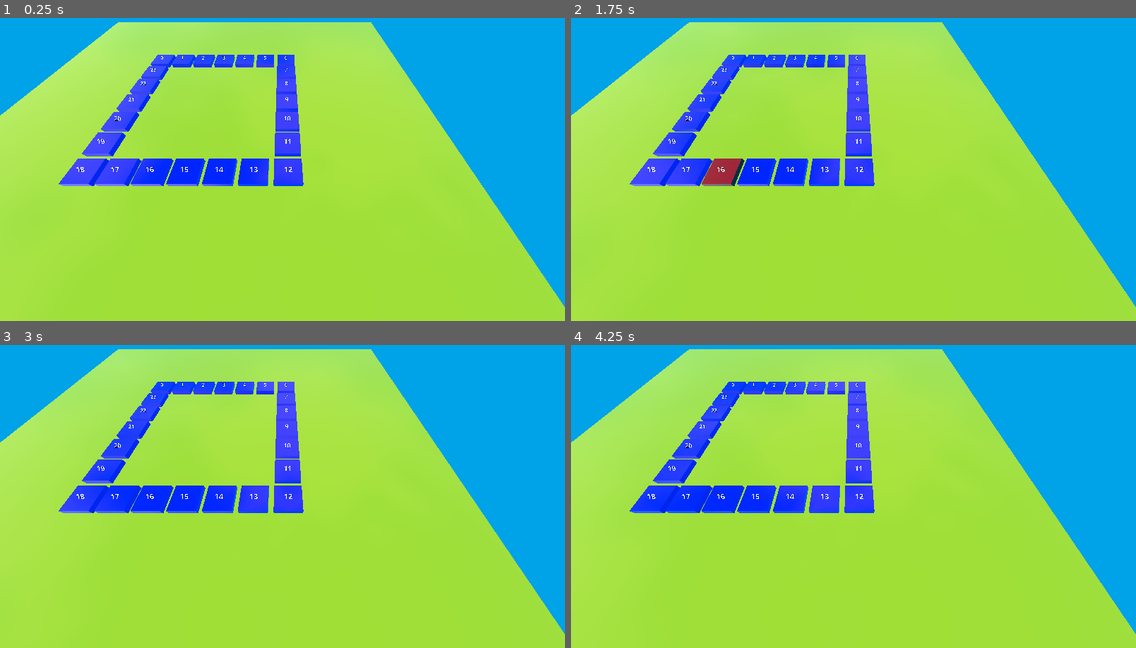
Above: before the commit, frames 1-4 (two rows, left to right).
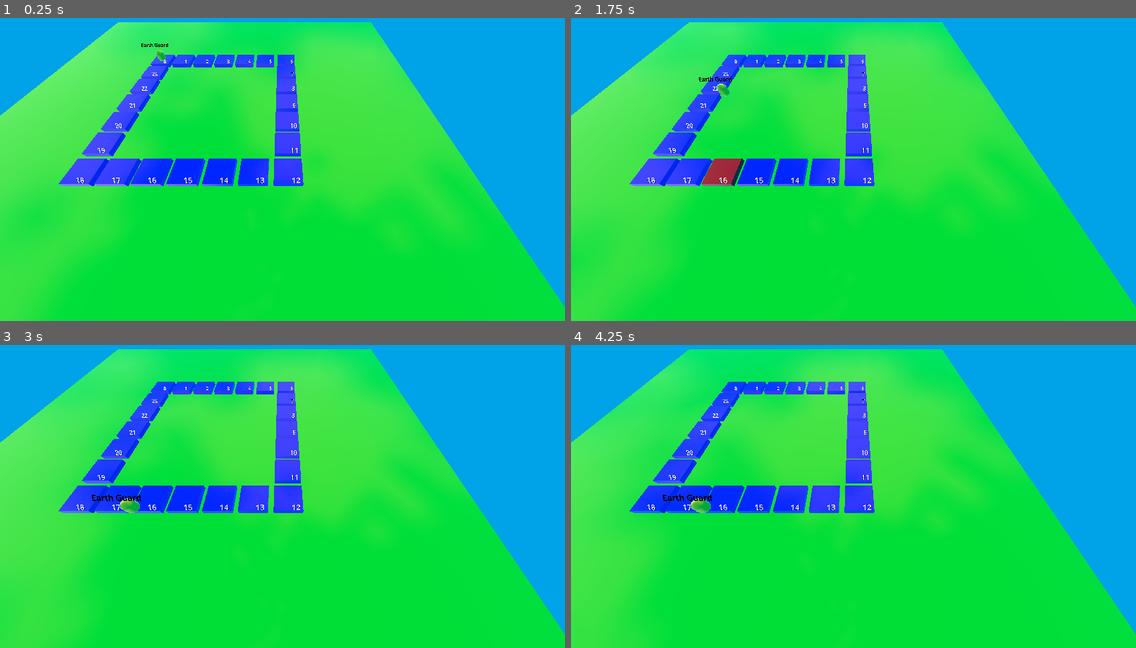
Above: after the commit, the same moments.

Repository: minicago/CruelLoop
Game: Godot game, scene res://3Dworld.tscn
The game is run twice, just before and just after one commit, with the same random seed, the same clock (stepped at 60 frames per second) and the same inputs.
Inputs (mouse positions are in pixels of both pictures, inside the frame that each line leads up to):
- Up to frame 1 (0.25 s): no input
- Up to frame 2 (1.75 s): tap Enter at 0.5 s; move the mouse to (977, 127) at 0.52 s; click (977, 127) at 0.67 s; tap Space at 1.25 s; move the mouse to (740, 163) at 1.27 s; click (740, 163) at 1.42 s
- Up to frame 3 (3 s): move the mouse to (339, 393) at 2.02 s; click (339, 393) at 2.17 s; tap Enter at 2.75 s; move the mouse to (254, 541) at 2.77 s; click (254, 541) at 2.92 s
- Up to frame 4 (4.25 s): tap Space at 3.5 s; move the mouse to (1023, 523) at 3.52 s; click (1023, 523) at 3.67 s

The runs differ from the first frame. In frame 1, 73% of the frame differs, in the area x 0-100%, y 1-100%; in frame 2, 73%; in frame 3, 73%; in frame 4, 73%.

Commit message:
chess init

Diff:
--- a/table/block/block.tscn
+++ b/table/block/block.tscn
@@ -30,6 +30,7 @@
 shape = SubResource("BoxShape3D_q15c5")
 
 [node name="Label3D" type="Label3D" parent="."]
-transform = Transform3D(1, 0, 0, 0, 0.707107, 0.707107, 0, -0.707107, 0.707107, 0, 1, 0)
+transform = Transform3D(1, 0, 0, 0, 0.707107, 0.707107, 0, -0.707107, 0.707107, 2, 1, 2)
 text = "?"
 font_size = 256
+horizontal_alignment = 2
--- /dev/null
+++ b/table/game/game.tscn
@@ -0,0 +1,11 @@
+[gd_scene load_steps=3 format=3 uid="uid://tbmxh38ayeq3"]
+
+[ext_resource type="Script" path="res://table/game/game_control.gd" id="1_ibh6u"]
+[ext_resource type="PackedScene" uid="uid://cput3nexwqjcw" path="res://table/player/player.tscn" id="2_cdh4q"]
+
+[node name="game_control" type="Node3D"]
+transform = Transform3D(1, 0, 0, 0, 1, 0, 0, 0, 1, -20, 1.5, -20)
+script = ExtResource("1_ibh6u")
+
+[node name="player" parent="." instance=ExtResource("2_cdh4q")]
+transform = Transform3D(1, 0, 0, 0, 1, 0, 0, 0, 1, 0, 1.5, 0)
--- a/table/block_nav.gd
+++ b/table/game/game_control.gd
@@ -1,11 +1,13 @@
 extends Node3D
-
+class_name GameControl
 
 var blockTscn = preload("res://table/block/block.tscn")
 var blocks : Array[Block]
 
-# Called when the node enters the scene tree for the first time.
-func _ready() -> void:
+static var animeMutex:Mutex = Mutex.new()
+@onready var player = $player
+
+func block_ready():
 	blocks.resize(24)
 	for i in range(0,7) :
 		var block = blockTscn.instantiate()
@@ -37,10 +39,26 @@
 		blocks[18-i] = block
 		block.set_num(18-i)
 
+# Called when the node enters the scene tree for the first time.
+func _ready() -> void:
+	block_ready()
+
 	pass # Replace with function body.
+
+func mov_player_to(num:int):
+	animeMutex.lock()
+	player.walk_to(blocks[num].position)
+
+	pass
 
 
 # Called every frame. 'delta' is the elapsed time since the previous frame.
+func click_process(delta):
+	if Input.is_mouse_button_pressed(MOUSE_BUTTON_LEFT):
+		for i in range(0, 24):
+			if blocks[i].focused :
+				mov_player_to(i)
+
 func _process(delta: float) -> void:
-
+	click_process(delta)
 	pass
--- /dev/null
+++ b/table/player/player.gd
@@ -0,0 +1,58 @@
+extends Node3D
+class_name Player
+var pos:int
+var color:Color
+const player_offset = Vector3(-2,1.5,2)
+
+@onready var label = $Label3D
+@onready var meshInstance = $RigidBody3D/MeshInstance3D
+@onready var rigidBody3D = $RigidBody3D
+
+var walking := false
+var destion := Vector3(0,0,0)
+var walking_speed = 50
+
+func walk_to(pos):
+	walking = true
+	destion = pos + player_offset
+
+func process_walk(delta):
+	if walking :
+		if (destion - position).length() <= walking_speed * delta :
+			walking = false
+			GameControl.animeMutex.unlock()
+			position = destion
+		else :
+			position = position + walking_speed * (destion - position).normalized() * delta
+
+
+func set_pos(num:int):
+	self.pos = num;
+	#meshInstance.get_surface_override_material(0).set_shader_parameter("color",Color.BLUE)
+	pass
+
+var focused = false
+
+func mouse_entered():
+	focused = true
+
+func mouse_exited():
+	focused = false
+# Called when the node enters the scene tree for the first time.
+func _ready() -> void:
+	rigidBody3D.mouse_entered.connect(mouse_entered)
+	rigidBody3D.mouse_exited.connect(mouse_exited)
+	pass # Replace with function body.
+
+
+# Called every frame. 'delta' is the elapsed time since the previous frame.
+
+
+
+func _process(delta: float) -> void:
+	if focused :
+		meshInstance.get_surface_override_material(0).set_shader_parameter("color",Color.RED)
+	else :
+		meshInstance.get_surface_override_material(0).set_shader_parameter("color",Color.YELLOW)
+	process_walk(delta)
+	pass
--- /dev/null
+++ b/table/player/player.tscn
@@ -0,0 +1,38 @@
+[gd_scene load_steps=6 format=3 uid="uid://cput3nexwqjcw"]
+
+[ext_resource type="Script" path="res://table/player/player.gd" id="1_45ce5"]
+[ext_resource type="Shader" path="res://shader/simplecolor.gdshader" id="2_vojlb"]
+
+[sub_resource type="CapsuleMesh" id="CapsuleMesh_chvqi"]
+radius = 1.0
+height = 3.0
+
+[sub_resource type="ShaderMaterial" id="ShaderMaterial_g1cxl"]
+resource_local_to_scene = true
+render_priority = 0
+shader = ExtResource("2_vojlb")
+shader_parameter/color = Vector3(1, 0, 0)
+
+[sub_resource type="CapsuleShape3D" id="CapsuleShape3D_5y6bo"]
+radius = 1.0
+height = 5.0
+
+[node name="player" type="Node3D"]
+script = ExtResource("1_45ce5")
+
+[node name="RigidBody3D" type="RigidBody3D" parent="."]
+lock_rotation = true
+freeze = true
+
+[node name="MeshInstance3D" type="MeshInstance3D" parent="RigidBody3D"]
+mesh = SubResource("CapsuleMesh_chvqi")
+surface_material_override/0 = SubResource("ShaderMaterial_g1cxl")
+
+[node name="CollisionShape3D" type="CollisionShape3D" parent="RigidBody3D"]
+shape = SubResource("CapsuleShape3D_5y6bo")
+
+[node name="Label3D" type="Label3D" parent="."]
+transform = Transform3D(1, 0, 0, 0, 0.707107, 0.707107, 0, -0.707107, 0.707107, 0, 3, 0)
+modulate = Color(0, 0, 0, 1)
+text = "Earth Guard"
+font_size = 256
--- a/table/table.tscn
+++ b/table/table.tscn
@@ -1,7 +1,7 @@
 [gd_scene load_steps=5 format=3 uid="uid://b0o6ycttgo6eg"]
 
 [ext_resource type="Shader" path="res://shader/simplecolor.gdshader" id="1_lx51t"]
-[ext_resource type="Script" path="res://table/block_nav.gd" id="2_42vcj"]
+[ext_resource type="PackedScene" uid="uid://tbmxh38ayeq3" path="res://table/game/game.tscn" id="2_pe6g5"]
 
 [sub_resource type="BoxMesh" id="BoxMesh_ys1af"]
 size = Vector3(100, 1, 100)
@@ -9,7 +9,7 @@
 [sub_resource type="ShaderMaterial" id="ShaderMaterial_vyjqb"]
 render_priority = 0
 shader = ExtResource("1_lx51t")
-shader_parameter/color = Vector3(1, 1, 0)
+shader_parameter/color = Vector3(0, 1, 0)
 
 [node name="Table" type="Node3D"]
 
@@ -19,6 +19,4 @@
 mesh = SubResource("BoxMesh_ys1af")
 surface_material_override/0 = SubResource("ShaderMaterial_vyjqb")
 
-[node name="blockNav" type="Node3D" parent="."]
-transform = Transform3D(1, 0, 0, 0, 1, 0, 0, 0, 1, -20, 1.5, -20)
-script = ExtResource("2_42vcj")
+[node name="game" parent="." instance=ExtResource("2_pe6g5")]
